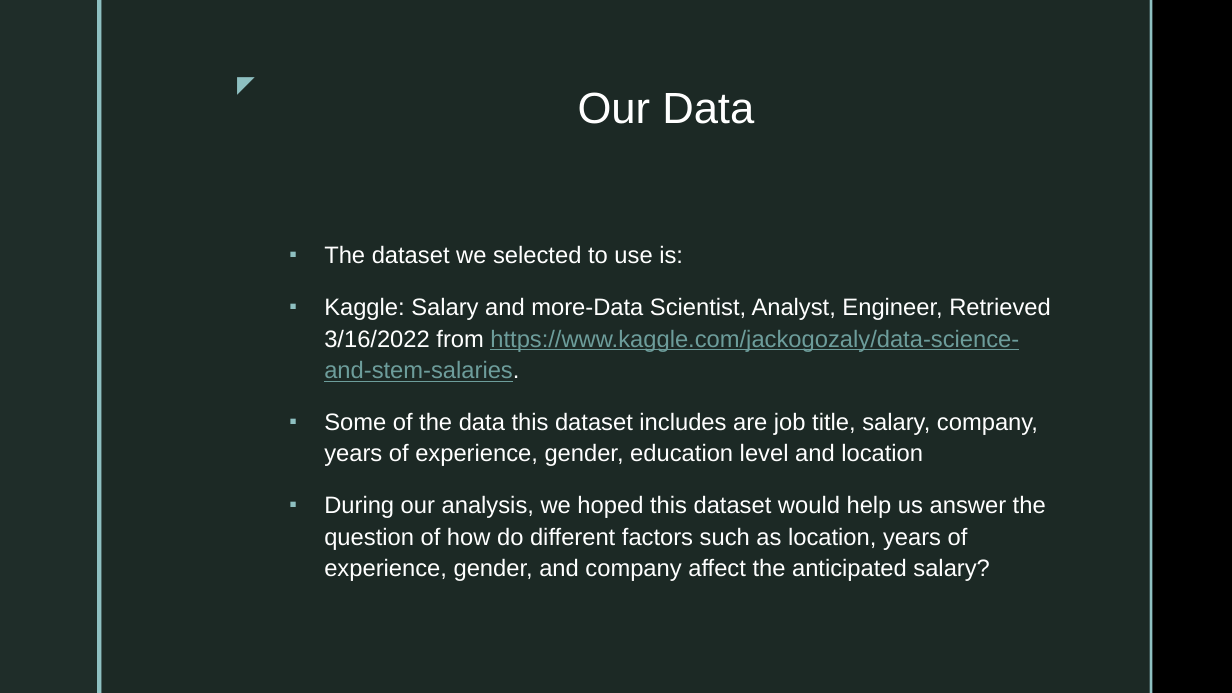
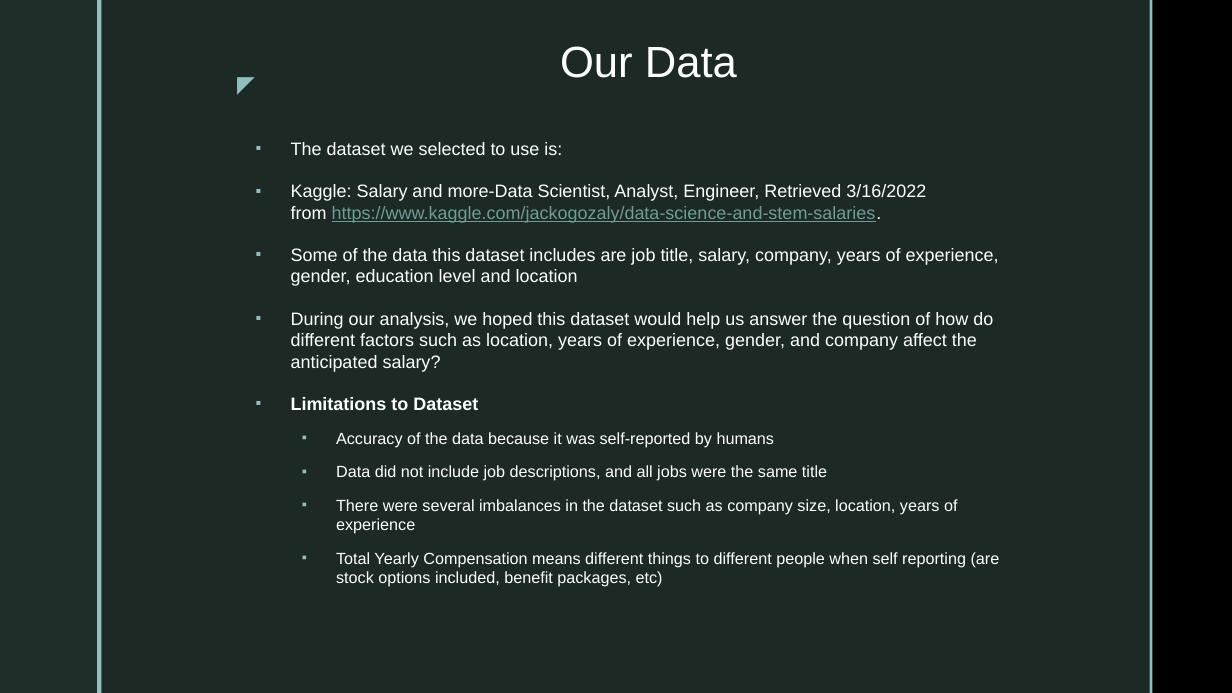
Before and after one commit to Sirius0531/final_project, a slide deck: slide 3 of 2nd Segment Project Deliverable/Deliverable2_Storyboard.pptx. Drawn at 1232x693 pixels with LibreOffice and Linux fonts; fonts in the diff are those of the drawing; background and template pictures are left out. Boxes give left, top, right and bottom in pixels: in the first picture for what was removed or moved away, otherwise in the second. Text is boxed around its words. In the diff, an @@ line names an element or a change of style, - is before the commit and + after.

```diff
--- a/2nd Segment Project Deliverable/Deliverable2_Storyboard.pptx
+++ b/2nd Segment Project Deliverable/Deliverable2_Storyboard.pptx
@@ title "Our Data": place and size @@
-title "Our Data" at box(578, 92, 754, 124)
+title "Our Data" at box(560, 46, 737, 78)
@@ text "The dataset we selected to ...": place and size @@
-text "The dataset we selected to ..." at box(324, 245, 1051, 581)
+text "The dataset we selected to ..." at box(291, 142, 1000, 587)
@@ text at box(291, 142, 999, 372): size 18.5 to 14 pt in "The dataset we selected to use is:", "Kaggle: Salary and more-Data Scientist, Analyst, Engineer, ...", "Some of the data this dataset includes ...", "During our analysis, we hoped this dataset ..."; line spacing 1.1 to 1 @@
@@ text at box(291, 397, 1000, 587): paragraphs added @@
+▪ Limitations to Dataset
+  ▪ Accuracy of the data because it was self-reported by humans
+  ▪ Data did not include job descriptions, and all jobs were the same title
+  ▪ There were several imbalances in the dataset such as company size, location, years of experience
+  ▪ Total Yearly Compensation means different things to different people when self reporting (are stock options included, benefit packages, etc)
```
Also in this commit, not shown: 6 other slides changed, 4 slides added, 1 slide removed.
